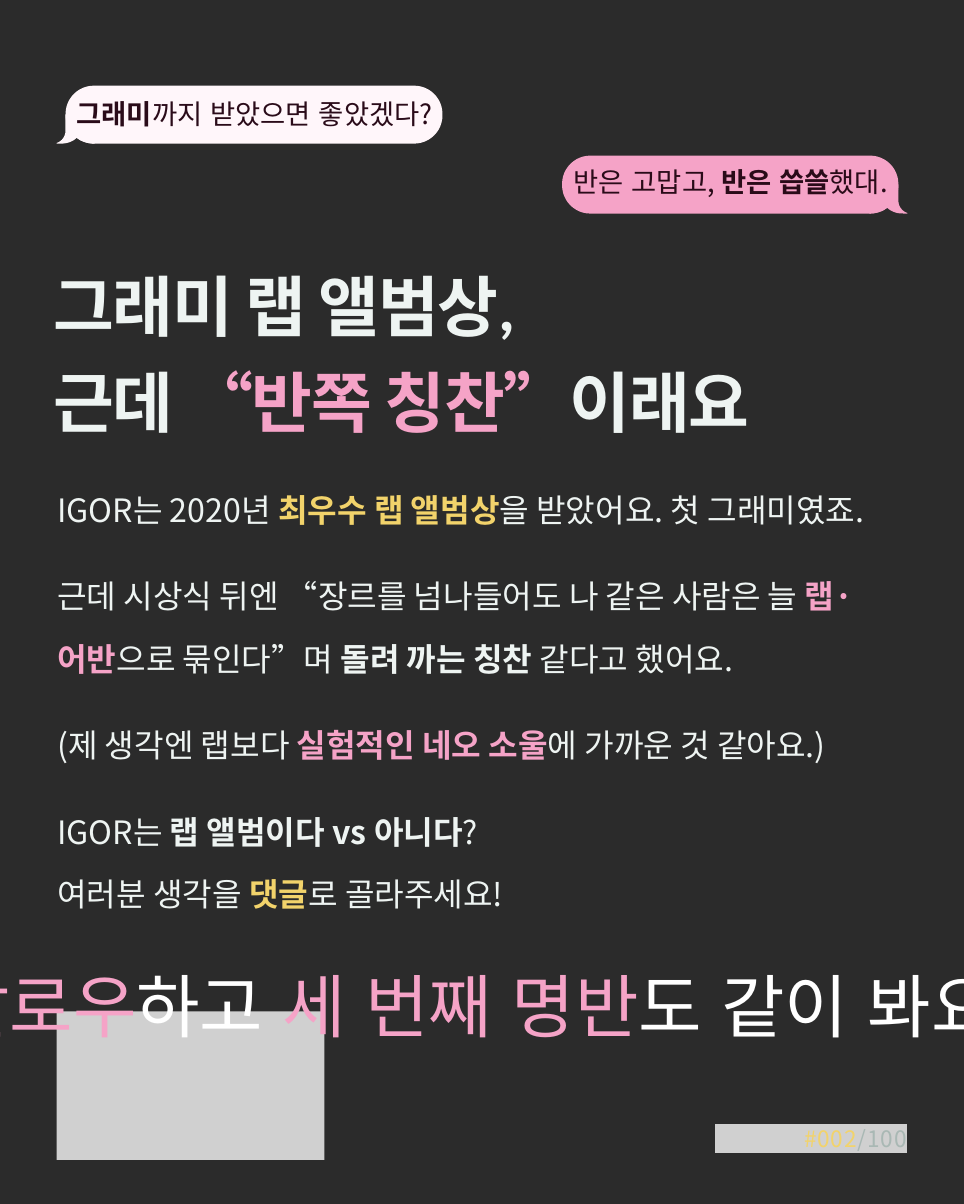
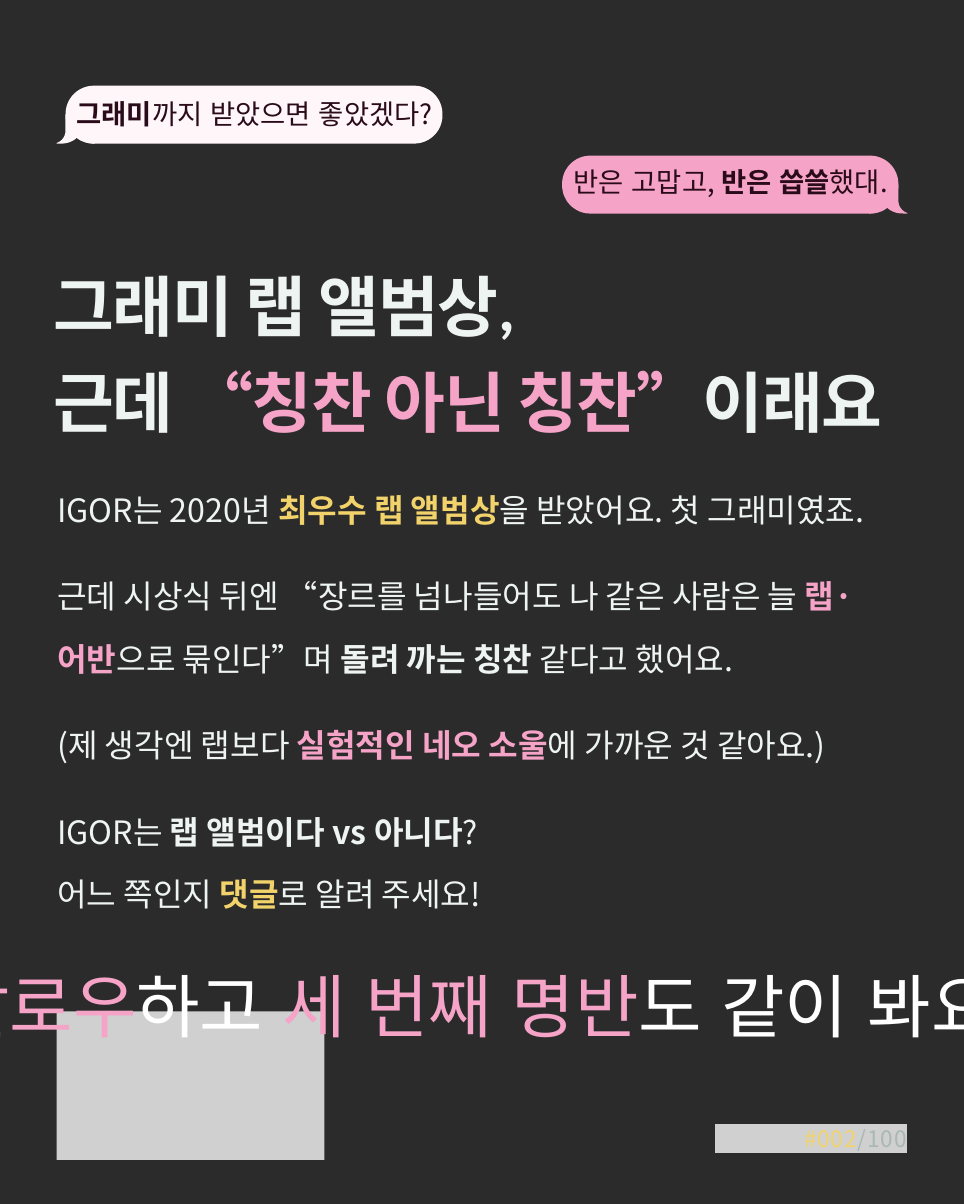
Before and after one commit to yeezyismygoat-pixel/ClaudeRep, a slide deck: slide 10 of IGOR_명반002_수정.pptx. Drawn at 964x1204 pixels with LibreOffice and Linux fonts; fonts in the diff are those of the drawing; grey boxes stand for pictures; background and template pictures are left out; a plain dark background stands for a picture behind light text. Boxes give left, top, right and bottom in pixels: in the first picture for what was removed or moved away, otherwise in the second. Text is boxed around its words. In the diff, an @@ line names an element or a change of style, - is before the commit and + after.

```diff
--- a/IGOR_명반002_수정.pptx
+++ b/IGOR_명반002_수정.pptx
@@ text at (x1=53, y1=370, x2=882, y2=433): text changed @@
-근데 “반쪽 칭찬”이래요
+근데 “칭찬 아닌 칭찬”이래요
@@ text at (x1=57, y1=879, x2=481, y2=909): text changed @@
-여러분 생각을 댓글로 골라주세요!
+어느 쪽인지 댓글로 알려 주세요!
```
Also in this commit, not shown: 7 other slides changed, 10 other files.
